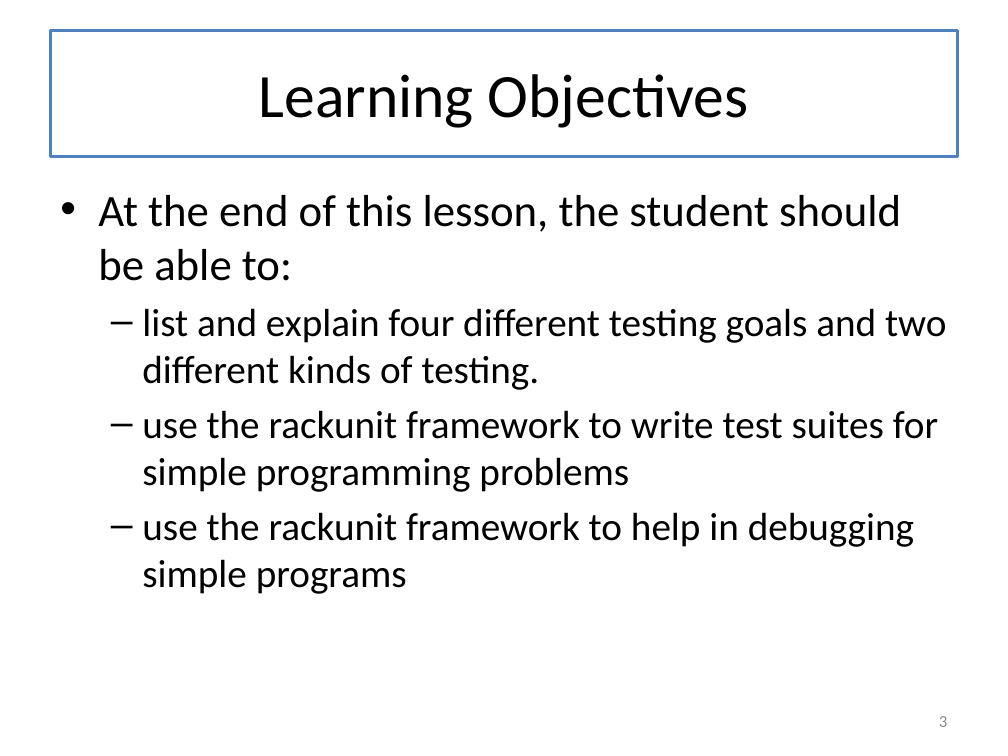
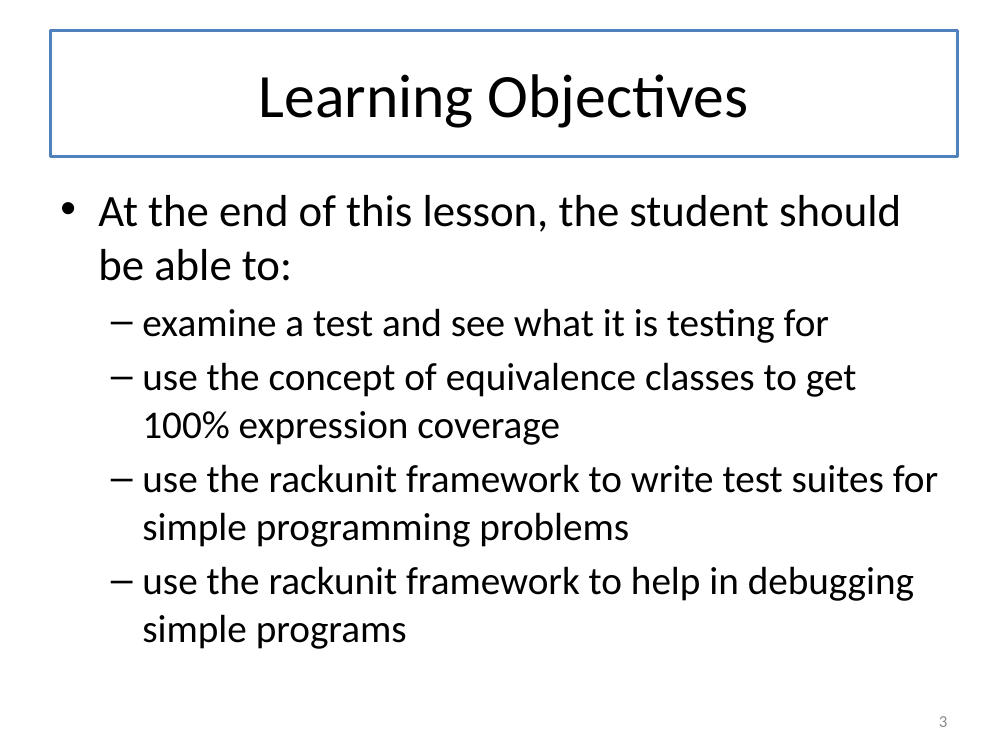
Before and after one commit to mwand/cs5010f16, a slide deck: slide 3 of Slides/Lesson 2.4 Testing.pptx. Drawn at 1008x756 pixels with LibreOffice and Linux fonts; fonts in the diff are those of the drawing. Boxes give left, top, right and bottom in pixels: in the first picture for what was removed or moved away, otherwise in the second. Text is boxed around its words. In the diff, an @@ line names an element or a change of style, - is before the commit and + after.

```diff
--- a/Slides/Lesson 2.4 Testing.pptx
+++ b/Slides/Lesson 2.4 Testing.pptx
@@ text at <box>142,308,856,445</box>: text changed @@
-  – list and explain four different testing goals and two different kinds of testing.
+  – examine a test and see what it is testing for
+  – use the concept of equivalence classes to get 100% expression coverage
```
Also in this commit, not shown: 10 other slides changed, 6 slides added, 6 slides removed, 4 other files.
